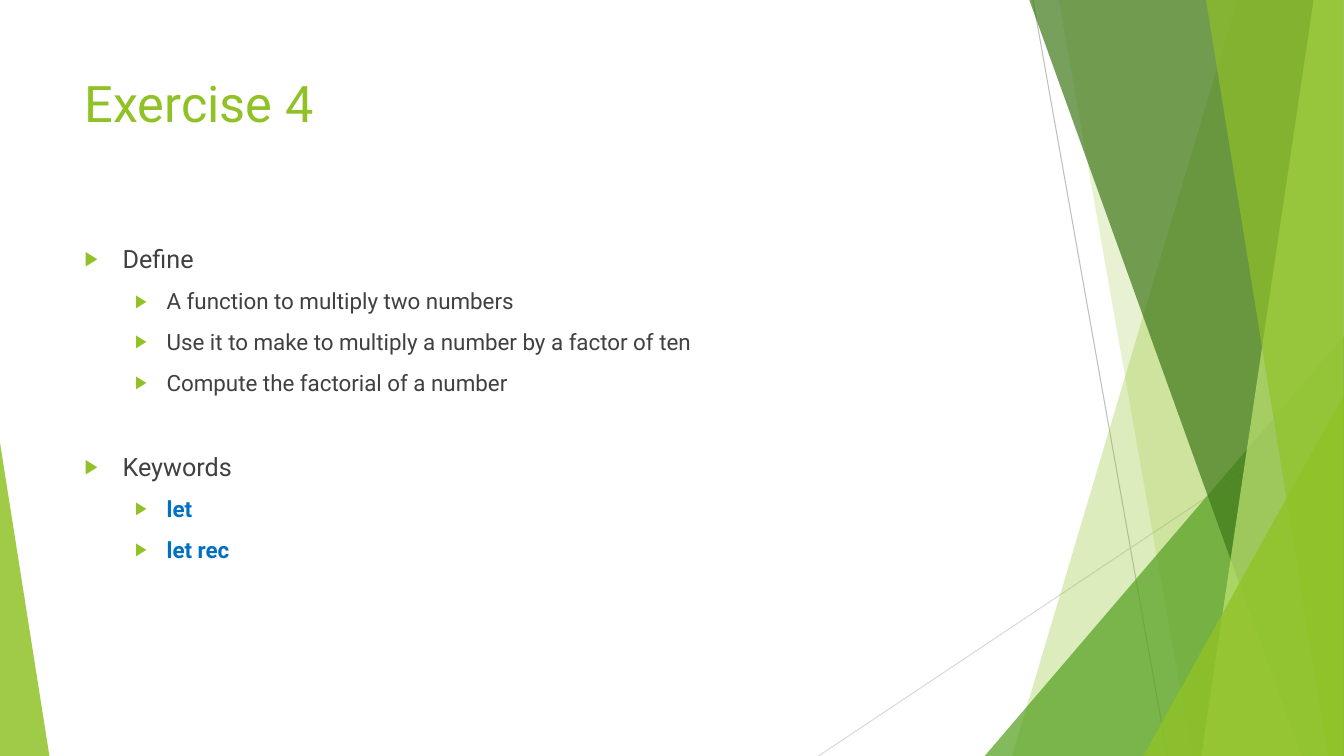
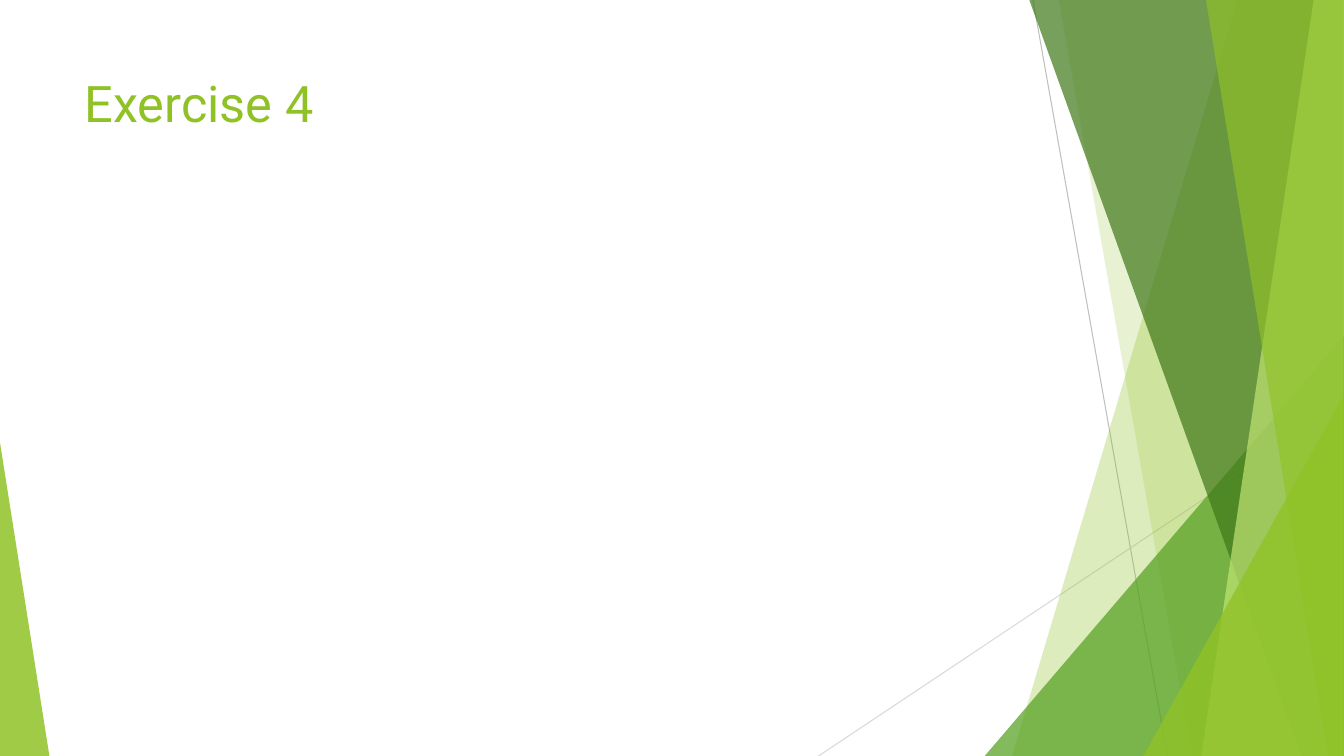
Before and after one commit to danielepo/F-Bootcamp, a slide deck: slide 34 of Presentation/Functional Programming with FSharp.pptx (slide 35 before the commit). Drawn at 1344x756 pixels with LibreOffice and Linux fonts; fonts in the diff are those of the drawing; grey boxes stand for pictures. Boxes give left, top, right and bottom in pixels: in the first picture for what was removed or moved away, otherwise in the second. Text is boxed around its words. In the diff, an @@ line names an element or a change of style, - is before the commit and + after.

```diff
--- a/Presentation/Functional Programming with FSharp.pptx
+++ b/Presentation/Functional Programming with FSharp.pptx
@@ text removed at (123, 249, 691, 559) @@
-▶ Define
-  ▶ A function to multiply two numbers
-  ▶ Use it to make to multiply a number by a factor of ten
-  ▶ Compute the factorial of a number
-▶ Keywords
-  ▶ let
-  ▶ let rec
```
Also in this commit, not shown: 23 other slides changed, 1 slide removed.
